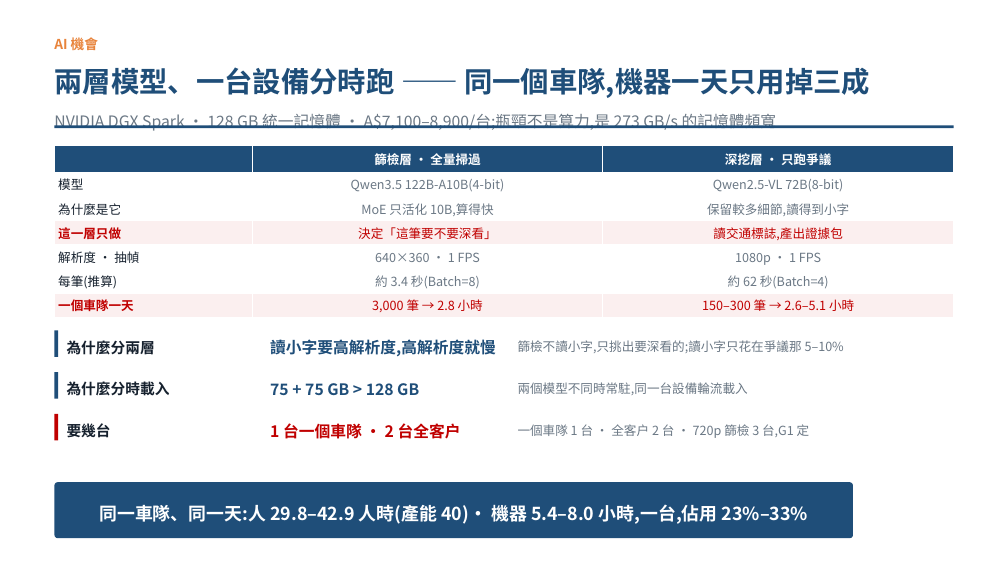
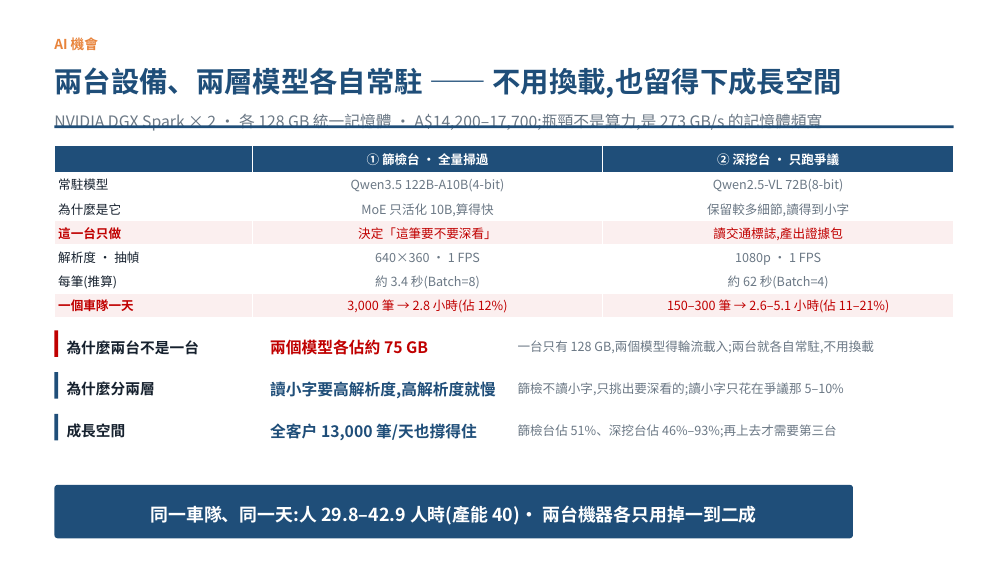
Before and after one commit to pokai-huang0828/UTS_workspace, a slide deck: slide 5 of Artificial Intelligence for Enterprises/Assessment3/Huang_26254793_421104_Assessment 3.pptx. Drawn at 1008x567 pixels with LibreOffice and Linux fonts; fonts in the diff are those of the drawing. Boxes give left, top, right and bottom in pixels: in the first picture for what was removed or moved away, otherwise in the second. Text is boxed around its words. In the diff, an @@ line names an element or a change of style, - is before the commit and + after.

```diff
--- a/Artificial Intelligence for Enterprises/Assessment3/Huang_26254793_421104_Assessment 3.pptx
+++ b/Artificial Intelligence for Enterprises/Assessment3/Huang_26254793_421104_Assessment 3.pptx
@@ text at (x1=54, y1=67, x2=842, y2=98): text changed @@
-兩層模型、一台設備分時跑 —— 同一個車隊,機器一天只用掉三成
+兩台設備、兩層模型各自常駐 —— 不用換載,也留得下成長空間
@@ text at (x1=54, y1=114, x2=822, y2=131): text changed @@
-NVIDIA DGX Spark · 128 GB 統一記憶體 · A$7,100–8,900/台;瓶頸不是算力,是 273 GB/s 的記憶體頻寬
+NVIDIA DGX Spark × 2 · 各 128 GB 統一記憶體 · A$14,200–17,700;瓶頸不是算力,是 273 GB/s 的記憶體頻寬
@@ table at (x1=54, y1=145, x2=954, y2=318) @@
-row 1, column 2: 篩檢層 · 全量掃過
+row 1, column 2: ① 篩檢台 · 全量掃過
-row 1, column 3: 深挖層 · 只跑爭議
+row 1, column 3: ② 深挖台 · 只跑爭議
-row 2, column 1: 模型
+row 2, column 1: 常駐模型
-row 4, column 1: 這一層只做
+row 4, column 1: 這一台只做
-row 7, column 2: 3,000 筆 → 2.8 小時
+row 7, column 2: 3,000 筆 → 2.8 小時(佔 12%)
-row 7, column 3: 150–300 筆 → 2.6–5.1 小時
+row 7, column 3: 150–300 筆 → 2.6–5.1 小時(佔 11–21%)
@@ rectangle at (x1=54, y1=330, x2=58, y2=357): fill #1F4E79 to #C00000 @@
@@ text at (x1=67, y1=340, x2=200, y2=355): text changed @@
-為什麼分兩層
+為什麼兩台不是一台
@@ text added at (x1=270, y1=339, x2=428, y2=355), 15 pt, text #C00000, bold @@
+兩個模型各佔約 75 GB
@@ text at (x1=518, y1=340, x2=873, y2=353): text changed @@
-兩個模型不同時常駐,同一台設備輪流載入
+一台只有 128 GB,兩個模型得輪流載入;兩台就各自常駐,不用換載
@@ text at (x1=67, y1=381, x2=155, y2=396): text changed @@
-為什麼分時載入
+為什麼分兩層
@@ text "讀小字要高解析度,高解析度就慢" moved from (x1=270, y1=339, x2=496, y2=356) to (x1=270, y1=381, x2=496, y2=398) @@
@@ text removed at (x1=270, y1=383, x2=419, y2=395) @@
-75 + 75 GB > 128 GB
@@ text "篩檢不讀小字,只挑出要深看的;讀小字只花在爭議那 5–10%" moved from (x1=518, y1=340, x2=844, y2=353) to (x1=518, y1=382, x2=844, y2=395) @@
@@ rectangle at (x1=54, y1=414, x2=58, y2=440): fill #C00000 to #1F4E79 @@
@@ text at (x1=67, y1=423, x2=126, y2=437): text changed @@
-要幾台
+成長空間
@@ text at (x1=270, y1=423, x2=477, y2=440): text changed; text colour #C00000 to #1F4E79 @@
-1 台一個車隊 · 2 台全客戶
+全客戶 13,000 筆/天也撐得住
@@ text at (x1=518, y1=424, x2=837, y2=437): text changed @@
-一個車隊 1 台 · 全客戶 2 台 · 720p 篩檢 3 台,G1 定
+篩檢台佔 51%、深挖台佔 46%–93%;再上去才需要第三台
@@ text at (x1=150, y1=505, x2=757, y2=525): text changed @@
-同一車隊、同一天:人 29.8–42.9 人時(產能 40)· 機器 5.4–8.0 小時,一台,佔用 23%–33%
+同一車隊、同一天:人 29.8–42.9 人時(產能 40)· 兩台機器各只用掉一到二成
```
Also in this commit, not shown: 1 other slide changed, 4 other files.
